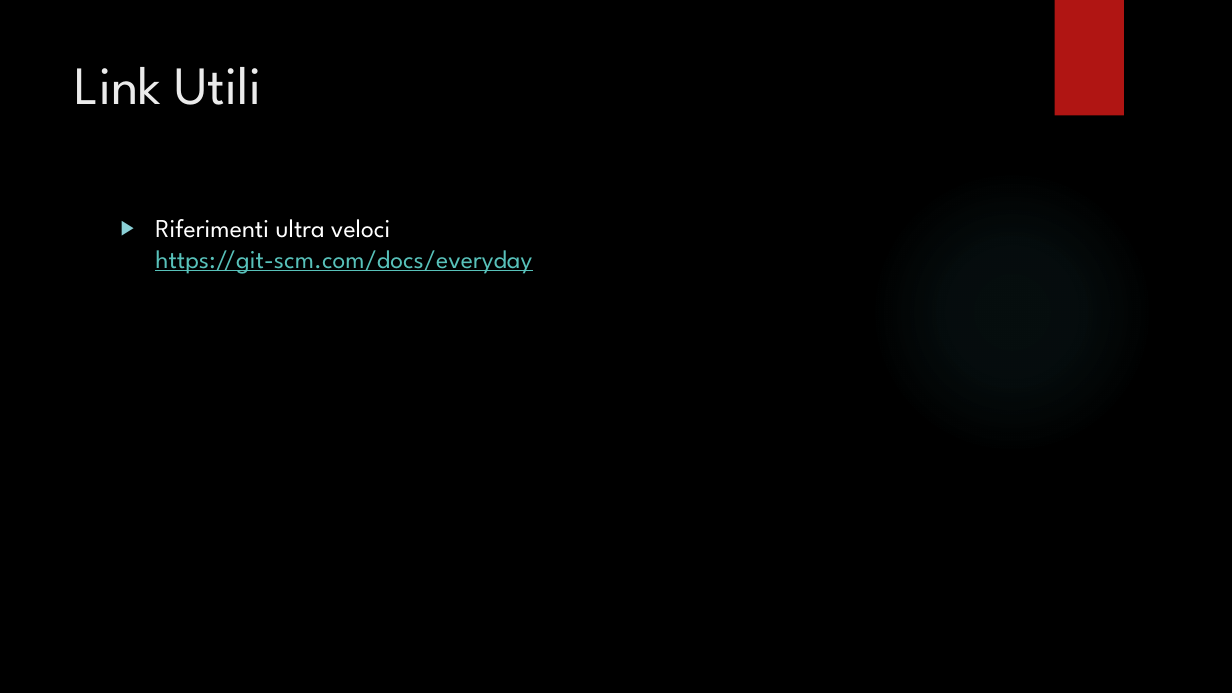
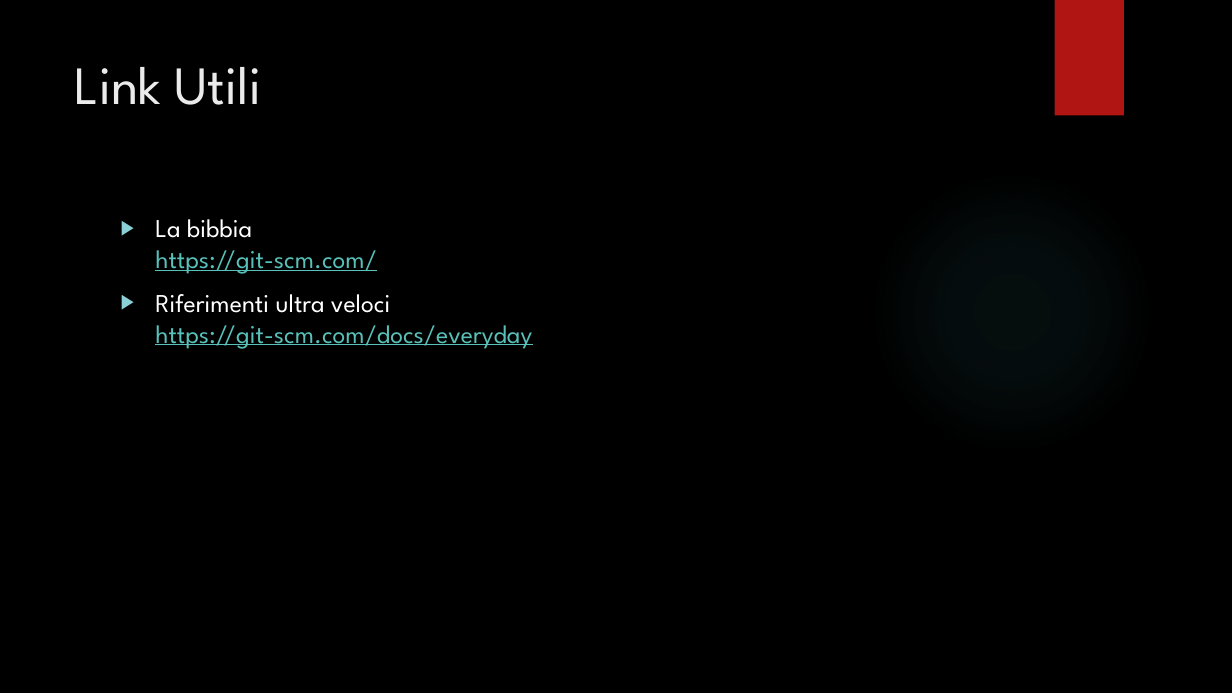
Before and after one commit to giuliocaccin/git-lo-stupido, a slide deck: slide 39 of Git.pptx (slide 19 before the commit). Drawn at 1232x693 pixels with LibreOffice and Linux fonts; fonts in the diff are those of the drawing; background and template pictures are left out. Boxes give left, top, right and bottom in pixels: in the first picture for what was removed or moved away, otherwise in the second. Text is boxed around its words. In the diff, an @@ line names an element or a change of style, - is before the commit and + after.

```diff
--- a/Git.pptx
+++ b/Git.pptx
@@ text at [155,219,377,274]: paragraph added @@
+▶ La bibbia
+  https://git-scm.com/
```
Also in this commit, not shown: 11 other slides changed, 21 slides added, 1 slide removed, 12 other files.
